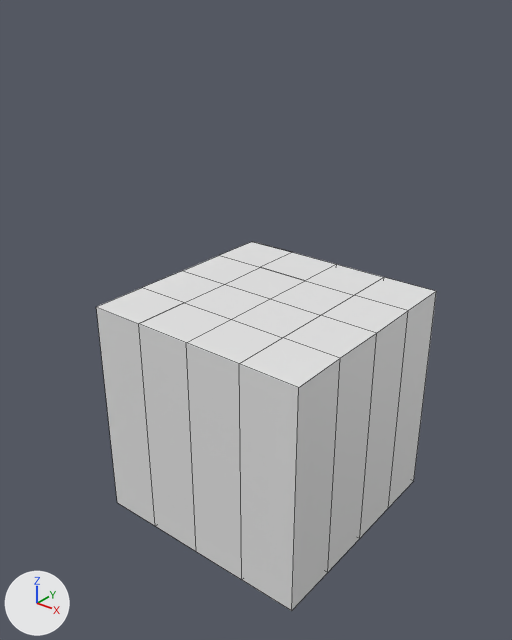
What one commit did to the Blender file assets/models/skibidi.blend.
Camera for both pictures: a camera (50 mm lens) standing at (1.63, -2.13, 1.7) and looking at (-0.05, -0.03, 0.4). Arrows for +X, +Y and +Z are at lower left; the lights stay in place. Mesh edges are drawn as thin lines. The same objects are shown in both versions, whatever each file hides.
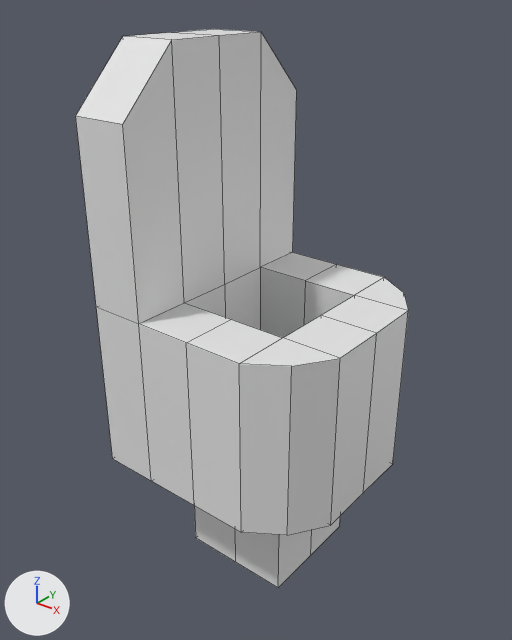
The change, as a diff of the scene's bpy script:
```diff
--- a/assets/models/skibidi.blend.py
+++ b/assets/models/skibidi.blend.py
@@ me_cube_006 @@
 # used by ob_cube_005; location = (0.0, 0.0, 0.0); scale = (0.5, 0.5, 0.5)
-me_cube_006.from_pydata(...)  # 76 vertices, 74 faces; spans x -1.0..1.0, y -1.0..1.0, z -1.0..1.0
+me_cube_006.from_pydata(...)  # 76 vertices, 74 faces; spans x -1.0..1.0, y -1.0..1.0, z -1.5..3.0
+# me_cube_006 part 1: 54 of 76 vertices moved; they spanned x -1.0..1.0, y -1.0..1.0, z -1.0..1.0 and now span x -1.0..1.0, y -1.0..1.0, z -1.5..3.0; mean shift (-0.01, 0.0, 0.31); largest move (-1.0, 0.0, 1.0) -> (-1.0, 0.0, 3.0)
```

Pixel boxes (x1, y1, x2, y2) of what changed, in the pictures (512 x 640 px):
'Cube.005', reshaped (51% taller)
    before: (96, 242, 436, 611)
    after: (76, 29, 408, 588)
